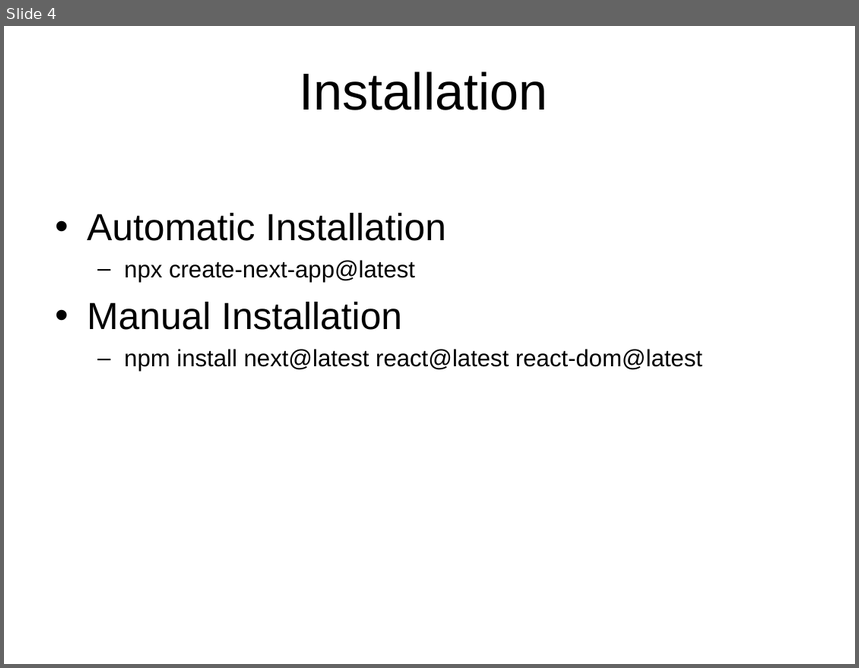
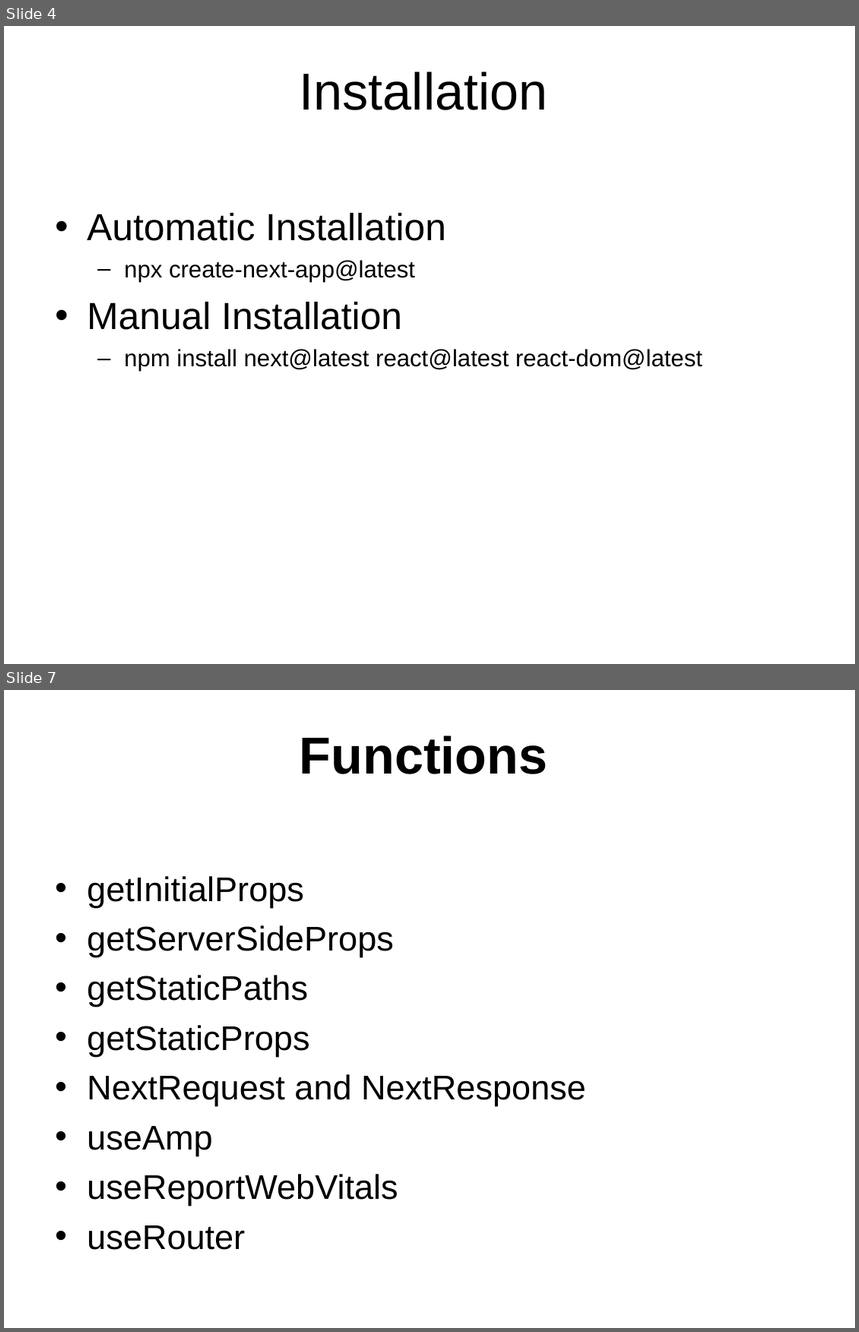
Before and after one commit to thongleclv/nextjs, a slide deck: NextJs Introduction.ppt. Shown one above the other, each under a label of ours: slide 4 before the commit, slides 4 and 7 after it; the slides between them are not shown. The pictures are 859x668 and 859x1332 pixels, drawn with LibreOffice and Linux fonts; fonts in the diff are those of the drawing; background and template pictures are left out. Boxes give left, top, right and bottom in pixels: in the first picture for what was removed or moved away, otherwise in the second. Text is boxed around its words. In the diff, an @@ line names an element or a change of style, - is before the commit and + after.

```diff
--- a/NextJs Introduction.ppt
+++ b/NextJs Introduction.ppt
@@ slide 7 added at box(4, 690, 855, 1328), background picture (left out) @@
@@ title added at box(300, 736, 548, 774), 44 pt, text #000000, bold @@
+Functions
@@ text added at box(87, 876, 586, 1250), 29 pt, text #000000 @@
+• getInitialProps
+• getServerSideProps
+• getStaticPaths
+• getStaticProps
+• NextRequest and NextResponse
+• useAmp
+• useReportWebVitals
+• useRouter
```
Also in this commit, not shown: 2 other slides added, 18 other files.
